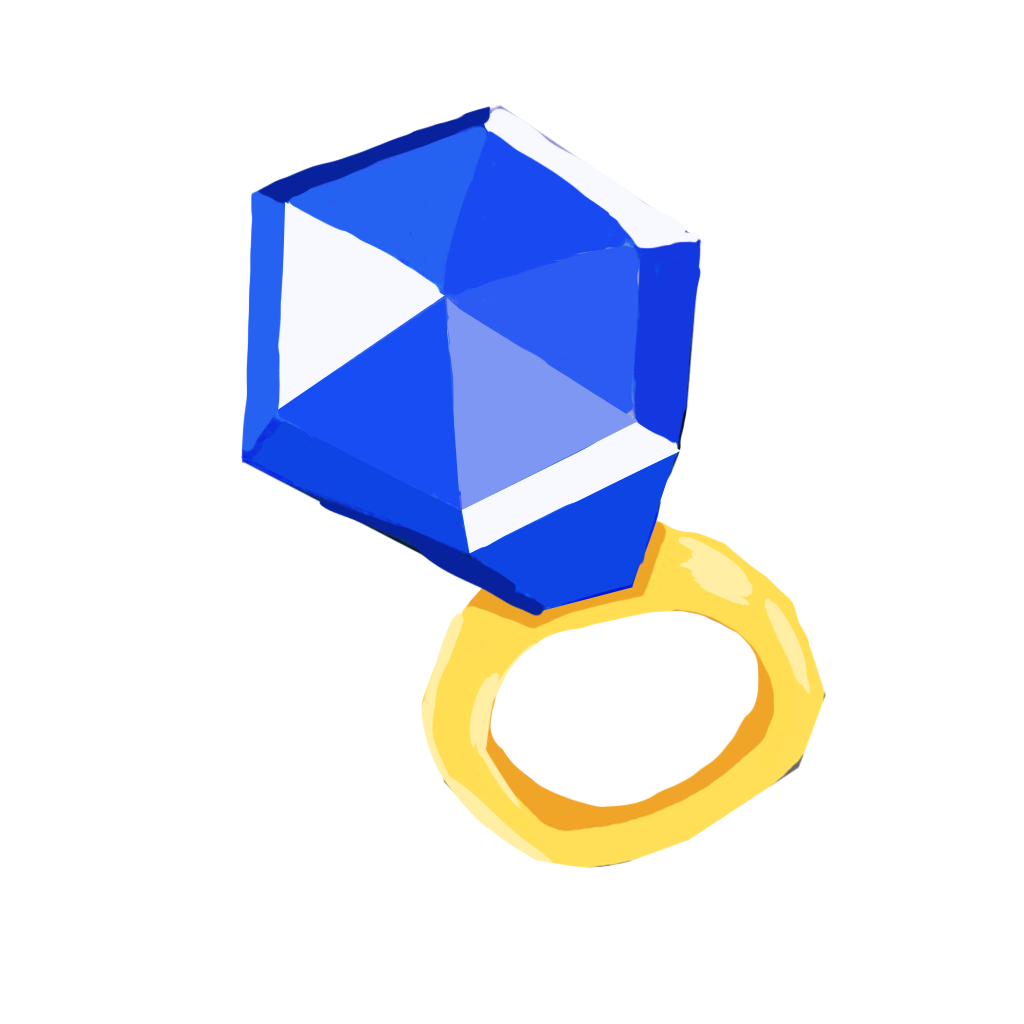
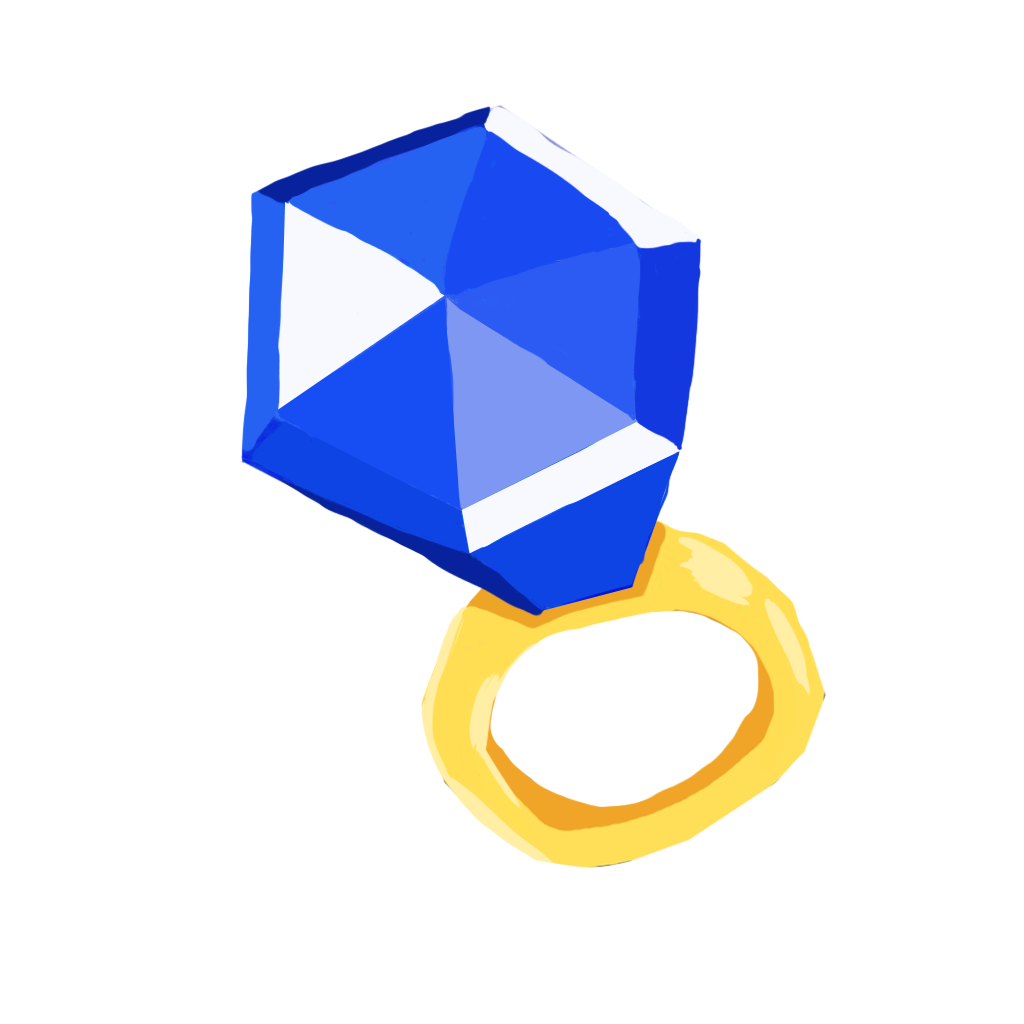
Comparing the layer stacks of the two w=1024, h=1024 images. Changes:
painted on "Camada 2" over <box>252,106,701,759</box>
painted on "Camada 0" over <box>775,750,806,784</box>
